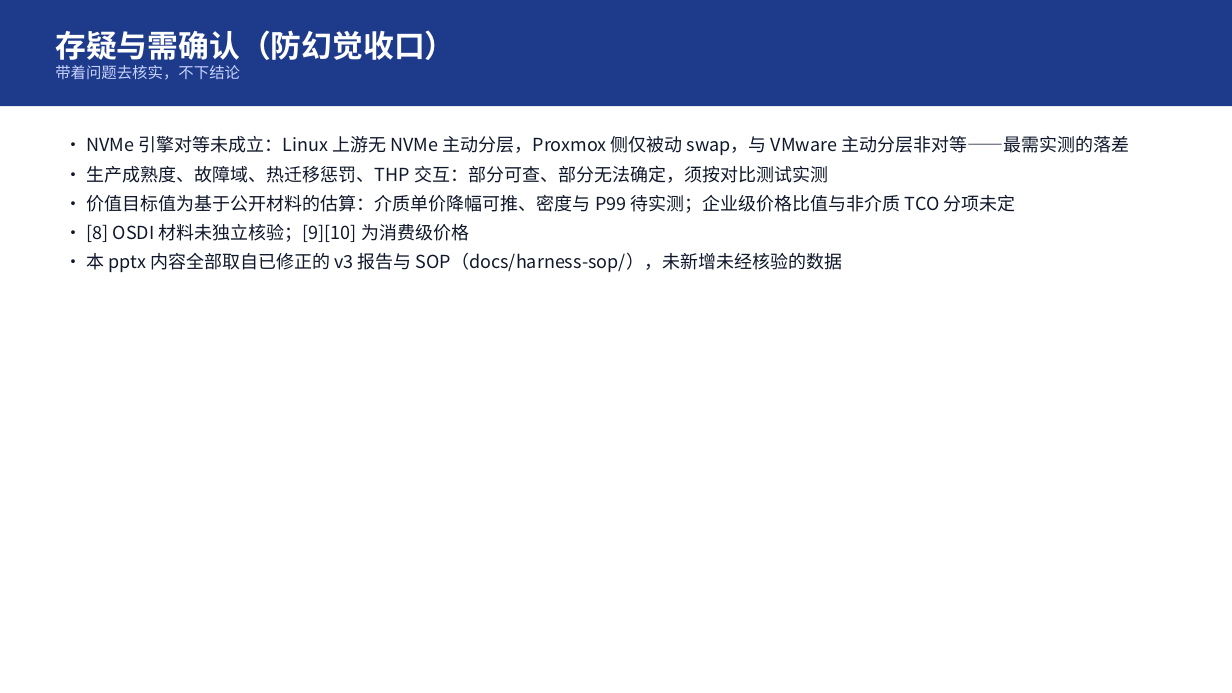
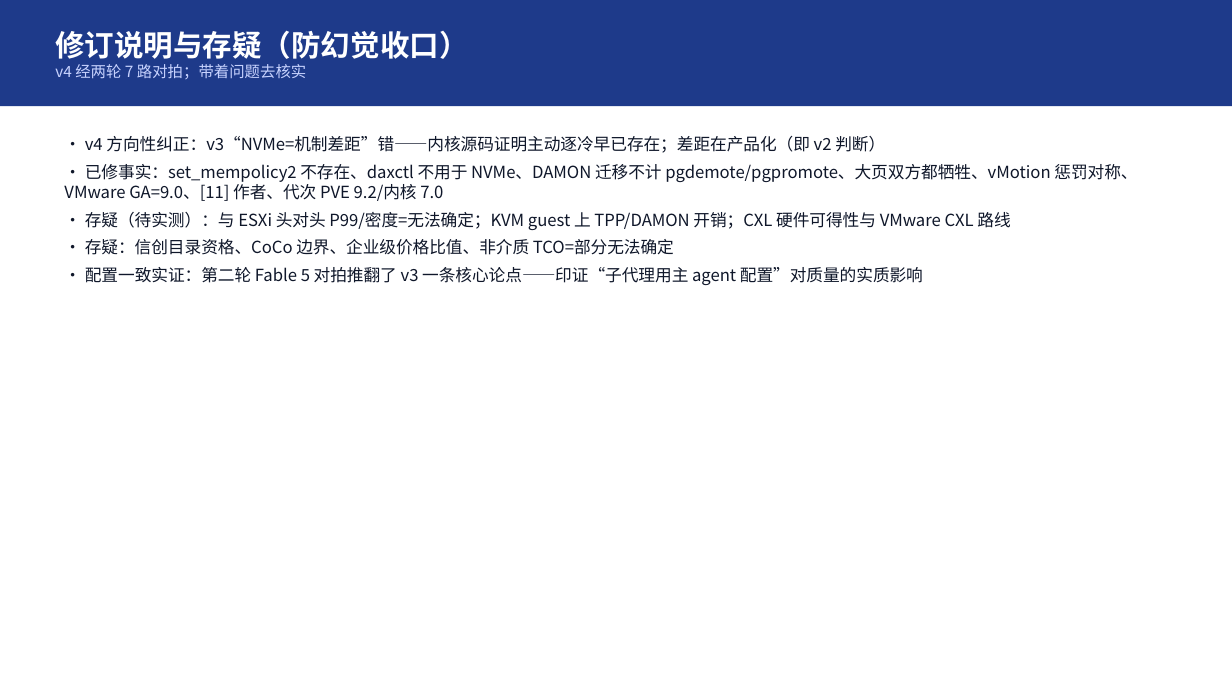
Before and after one commit to turtacn/storm, a slide deck: slide 16 of docs/harness-sop/examples/memory-tiring-p2v/mt-v1.pptx. Drawn at 1232x693 pixels with LibreOffice and Linux fonts; fonts in the diff are those of the drawing. Boxes give left, top, right and bottom in pixels: in the first picture for what was removed or moved away, otherwise in the second. Text is boxed around its words. In the diff, an @@ line names an element or a change of style, - is before the commit and + after.

```diff
--- a/docs/harness-sop/examples/memory-tiring-p2v/mt-v1.pptx
+++ b/docs/harness-sop/examples/memory-tiring-p2v/mt-v1.pptx
@@ text at box(55, 30, 468, 79): text changed; size 24 to 12 pt; text colour #FFFFFF to #C7D2FE; bold off @@
-存疑与需确认（防幻觉收口）
-带着问题去核实，不下结论
+修订说明与存疑（防幻觉收口）
+v4 经两轮 7 路对拍；带着问题去核实
@@ text at box(64, 136, 1137, 285): text changed; size 14 to 13 pt @@
-• NVMe 引擎对等未成立：Linux 上游无 NVMe 主动分层，Proxmox 侧仅被动 swap，与 VMware 主动分层非对等——最需实测的落差
-• 生产成熟度、故障域、热迁移惩罚、THP 交互：部分可查、部分无法确定，须按对比测试实测
-• 价值目标值为基于公开材料的估算：介质单价降幅可推、密度与 P99 待实测；企业级价格比值与非介质 TCO 分项未定
-• [8] OSDI 材料未独立核验；[9][10] 为消费级价格
-• 本 pptx 内容全部取自已修正的 v3 报告与 SOP（docs/harness-sop/），未新增未经核验的数据
+• v4 方向性纠正：v3“NVMe=机制差距”错——内核源码证明主动逐冷早已存在；差距在产品化（即 v2 判断）
+• 已修事实：set_mempolicy2 不存在、daxctl 不用于 NVMe、DAMON 迁移不计 pgdemote/pgpromote、大页双方都牺牲、vMotion 惩罚对称、VMware GA=9.0、[11] 作者、代次 PVE 9.2/内核 7.0
+• 存疑（待实测）：与 ESXi 头对头 P99/密度=无法确定；KVM guest 上 TPP/DAMON 开销；CXL 硬件可得性与 VMware CXL 路线
+• 存疑：信创目录资格、CoCo 边界、企业级价格比值、非介质 TCO=部分无法确定
+• 配置一致实证：第二轮 Fable 5 对拍推翻了 v3 一条核心论点——印证“子代理用主 agent 配置”对质量的实质影响
```
Also in this commit, not shown: 15 other slides changed, 10 other files.
